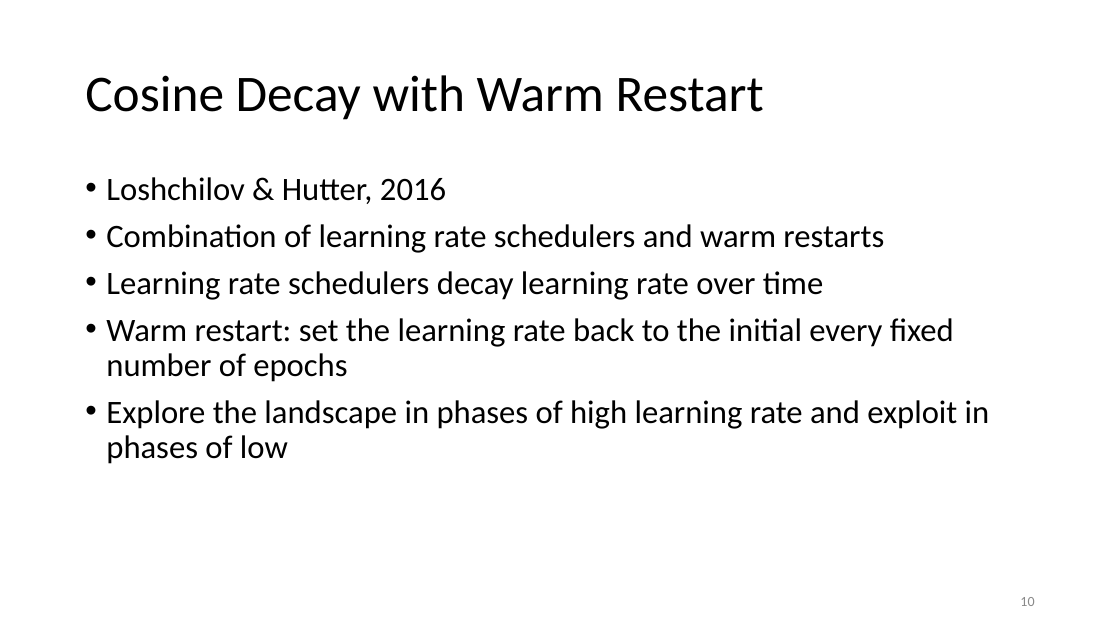
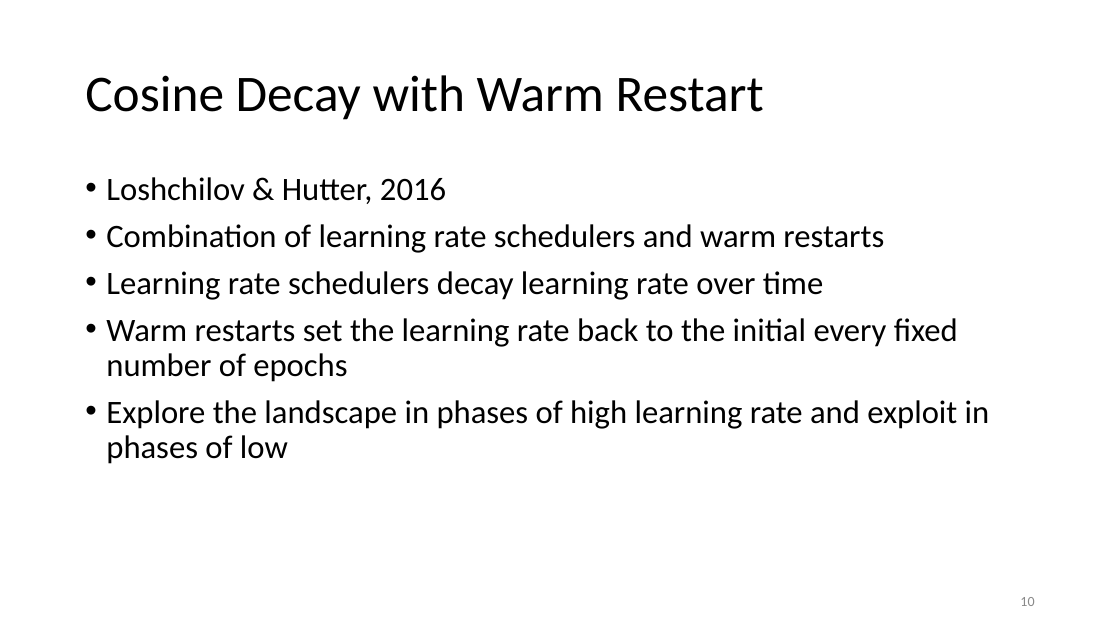
Before and after one commit to philippvb/Bachelorarbeit, a slide deck: slide 10 of presentation/Bachelorthesis_Presentation_final.odp. Drawn at 1120x630 pixels with LibreOffice and Linux fonts; fonts in the diff are those of the drawing. Boxes give left, top, right and bottom in pixels: in the first picture for what was removed or moved away, otherwise in the second. Text is boxed around its words. In the diff, an @@ line names an element or a change of style, - is before the commit and + after.

```diff
--- a/presentation/Bachelorthesis_Presentation_final.odp
+++ b/presentation/Bachelorthesis_Presentation_final.odp
@@ text at (x1=106, y1=318, x2=958, y2=382): text changed @@
-• Warm restart: set the learning rate back to the initial every fixed number of epochs
+• Warm restarts set the learning rate back to the initial every fixed number of epochs
```
Also in this commit, not shown: 13 other slides changed, 1 slide added, 2 slides removed, 12 other files.
